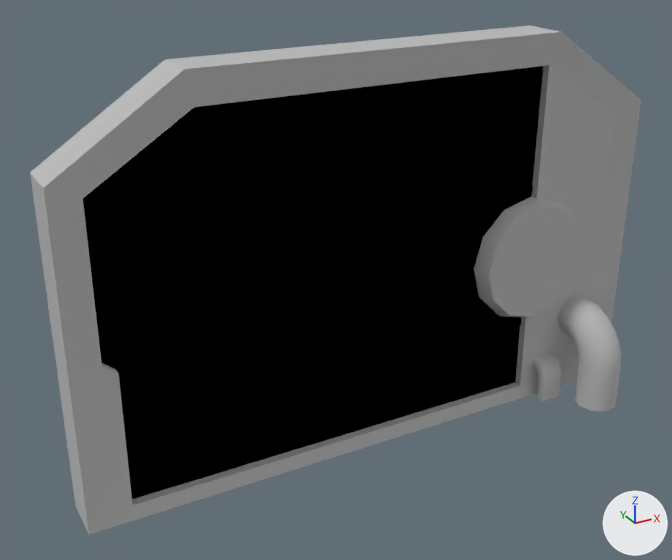
The Blender file Chasm/Assets/Models/corridors.blend as it was, and as the next commit left it.
Both versions are drawn from a camera (50 mm lens) standing at (-4.73, -7.75, 5.77) and looking at (-0.41, 0.11, 1.84). Arrows for +X, +Y and +Z are at lower right; the lights stay in place.

Script lines for the objects in view, before the commit:
```python
mat_material_001 = diffuse_material('Material.001')
mat_material_001.base_color = (0.5, 0.5, 0.5)  # grey #bcbcbc
me_icosphere_000 = bpy.data.meshes.new('Icosphere.000')
me_icosphere_000.from_pydata(...)  # 516 vertices, 486 faces; spans x -0.458..0.458, y -0.134..0.134, z -0.014..0.586
me_icosphere_000.polygons.foreach_set('use_smooth', [True] * 486)
me_icosphere_000.materials.append(mat_material_001)  # grey #bcbcbc
me_icosphere_007 = bpy.data.meshes.new('Icosphere.007')
me_icosphere_007.from_pydata(...)  # 88 vertices, 106 faces; spans x -0.424..0.272, y -0.017..0.017, z 0.002..0.543
me_icosphere_007.polygons.foreach_set('use_smooth', [True] * 106)
me_icosphere_007.materials.append(mat_material)  # picture img_door_diffuse
ob_doorframe = bpy.data.objects.new('DoorFrame', me_icosphere_000)
ob_doorframe.location = (0.0, 0.0, 0.0)
ob_doorframe.scale = (7.25, 7.25, 7.25)
_m = ob_doorframe.modifiers.new('EdgeSplit', 'EDGE_SPLIT')
_m.use_edge_angle = False
ob_doorframe_001 = bpy.data.objects.new('DoorFrame.001', me_icosphere_007)
ob_doorframe_001.location = (0.0, 0.0, 0.0)
ob_doorframe_001.scale = (7.25, 7.25, 7.25)
_m = ob_doorframe_001.modifiers.new('EdgeSplit', 'EDGE_SPLIT')
_m.use_edge_angle = False
```
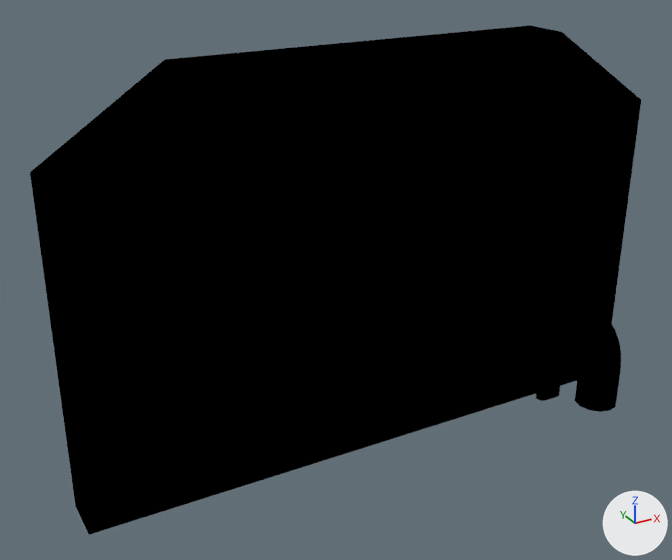
Changed parts and their boxes [x1, y1, x2, y2] in the pictures (672 x 560 px):
'DoorFrame', surface changed (grey to black): [30, 25, 641, 535] in both

The change, as a diff of the scene's bpy script:
```diff
--- a/Chasm/Assets/Models/corridors.blend.py
+++ b/Chasm/Assets/Models/corridors.blend.py
@@ img_doorframe_diffuse @@
+img_doorframe_diffuse = load_image('DoorFrame_Diffuse', '../Images/DoorFrame_Diffuse.png', 2048, 2048, 'sRGB')
@@ mat_material_001 @@
 mat_material_001 = diffuse_material('Material.001')
-mat_material_001.base_color = (0.5, 0.5, 0.5)  # grey #bcbcbc
+mat_material_001.texture = img_doorframe_diffuse
```
